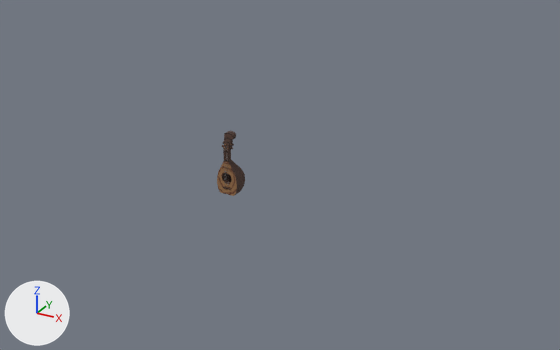
A saved change to the Blender file MidProps/laudProp.blend.
One viewpoint serves both versions: a 50 mm camera at (65.5, -101.7, 56.1) aimed at (12.9, -6.0, 8.2). The lights are fixed; the arrows at lower left show +X, +Y and +Z. The picture after the commit comes second.

The first picture shows 'laud'.
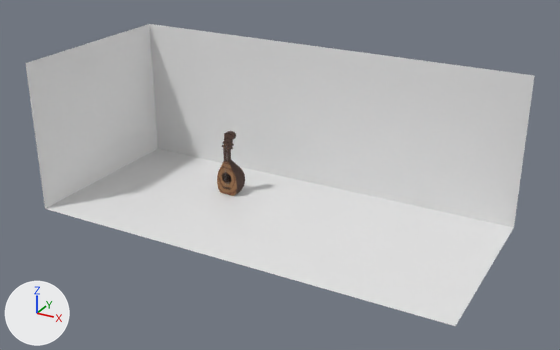
Diff of the bpy script that builds the scene:
```diff
--- a/MidProps/laudProp.blend.py
+++ b/MidProps/laudProp.blend.py
@@ me_plano @@
+me_plano.from_pydata([(-1.0, -1.97, 0.0), (5.74, -1.97, 0.0), (-1.0, 1.0, 0.0), (5.74, 1.0, 0.0), (-1.0, -1.0, 0.0), (-1.0, 1.0, 0.0), (1.0, 1.0, 0.0), (-1.0, -1.97, 0.0), (-1.0, 1.0, 0.0), (5.74, 1.0, 0.0), (-1.0, -1.97, 2.4), (-1.0, 1.0, 2.4), (5.74, 1.0, 2.4)], [], [(0, 1, 3, 2), (2, 3, 6, 5), (0, 2, 5, 4), (5, 6, 9, 8), (4, 5, 8, 7), (8, 9, 12, 11), (7, 8, 11, 10)])
@@ ob_plano @@
+ob_plano = bpy.data.objects.new('Plano', me_plano)
+ob_plano.location = (-13.0, 0.0, 0.0)
+ob_plano.scale = (10.2, 10.2, 10.2)
```

Boxes (x1, y1, x2, y2) around the edits, measured in the pictures (560 x 350 px):
'Plano', added: after (25, 24, 534, 326)
